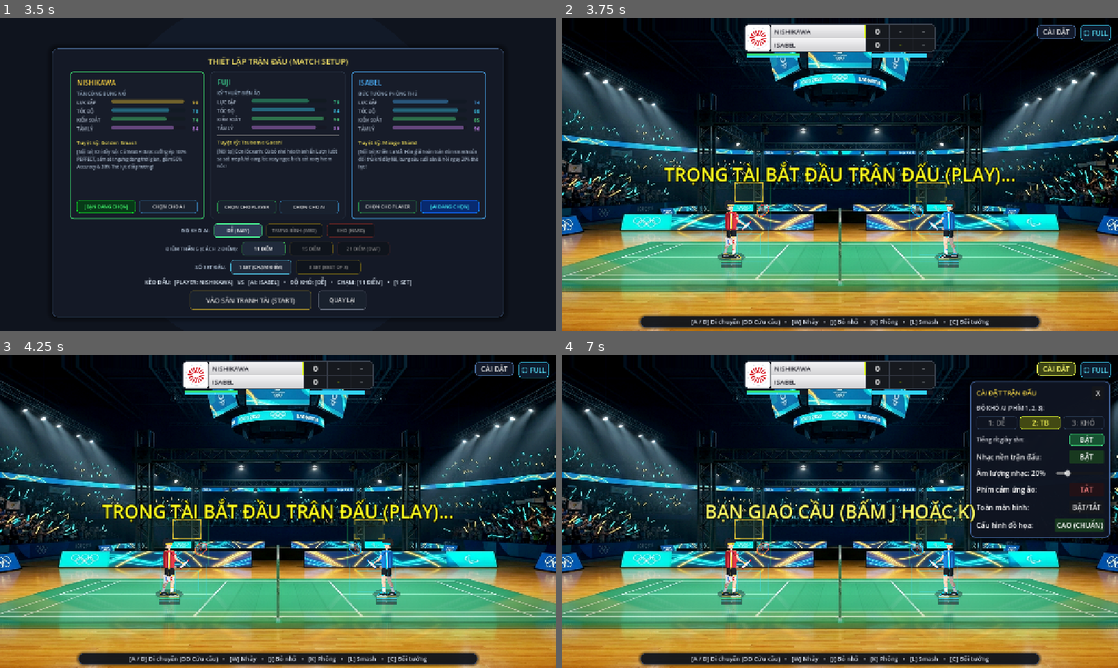
Above: before the commit, frames 1-4 (two rows, left to right).
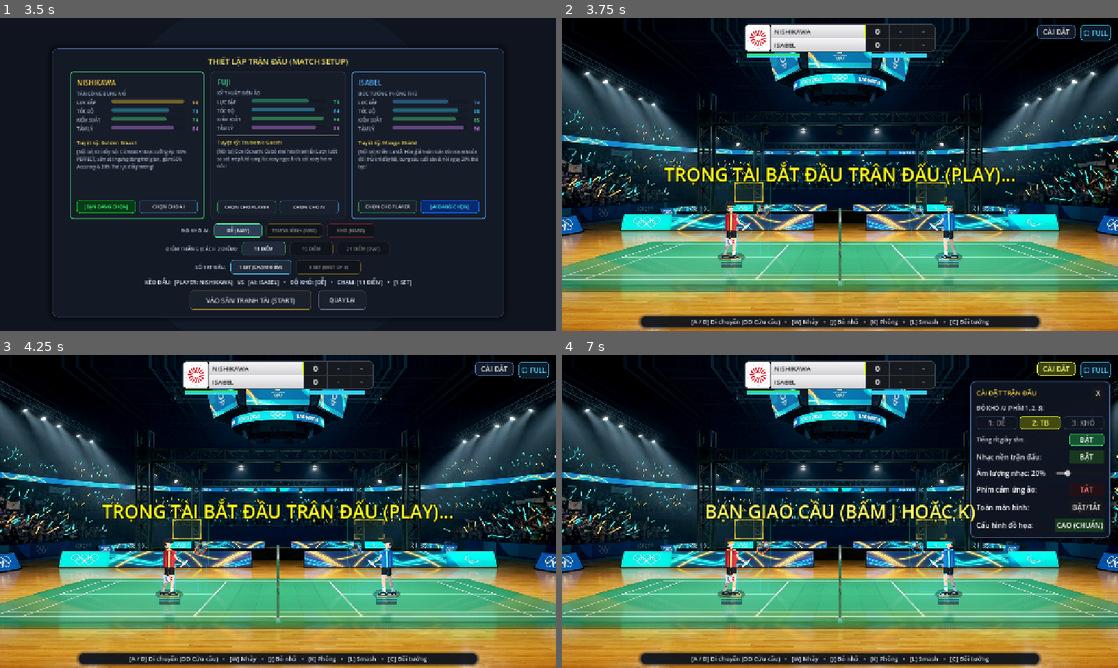
Above: after the commit, the same moments.

Repository: Lurz0205/kaiser-shuttle
Game: Godot game, scene res://scenes/Main.tscn
Two runs of this game, one before a commit and one after it. Both use one fixed random seed, a clock stepped at 60 frames per second and the inputs below. Sound files missing from this copy of the repository are replaced by a short silence.
Inputs (mouse positions are in pixels of both pictures, inside the frame that each line leads up to):
- Up to frame 1 (3.5 s): click "⛶ FULL" at 0.5 s; click "BẮT ĐẦU TRANH TÀI (VS AI)" at 1.25 s; click "DỄ (EASY)" at 2 s; click "DỄ (EASY)" at 2.75 s
- Up to frame 2 (3.75 s): click "VÀO SÂN TRANH TÀI (START)" at 3.5 s
- Up to frame 3 (4.25 s): no input
- Up to frame 4 (7 s): click "CÀI ĐẶT" at 4.25 s; click "1: DỄ" at 5 s; click "2: TB" at 5.75 s; tap Enter at 6.5 s; move the mouse to (962, 495) at 6.52 s; hold D from 6.53 s (still down); hold Enter from 6.53 s (still down); click (962, 495) at 6.67 s; tap Space at 6.77 s

Frame 1 is identical in both runs. In frame 2, 0.5% of the frame differs, in the area x 28-72%, y 58-84%; in frame 3, 0.4%; in frame 4, 0.5%.

Commit message:
Fix PvP controls: 100% independent input, mirrored left-side view for both players, lobby ready button with 3s countdown

Diff:
--- a/scripts/main.gd
+++ b/scripts/main.gd
@@ -702,7 +702,7 @@
 		"wall": return CharacterStats.create_wall()
 		_: return CharacterStats.create_nishikawa()
 
-func _on_menu_start_pvp_match(room_code: String, is_host: bool, local_char: String, target_points: int, match_sets: int, first_server_role: String = "p1") -> void:
+func _on_menu_start_pvp_match(room_code: String, is_host: bool, local_char: String, target_points: int, match_sets: int, first_server_role: String = "p1", opponent_char: String = "") -> void:
 	is_pvp_active = true
 	is_pvp_host = is_host
 	is_spectator = false
@@ -748,9 +748,13 @@
 	player.stats = _create_char_stats(local_char)
 	player.move_speed_x = lerp(230.0, 265.0, (player.stats.agility - 40.0) / 59.0)
 
+	var r_char = opponent_char
+	if r_char.is_empty():
+		r_char = "wall" if local_char != "wall" else "nishikawa"
+	ai_rival.stats = _create_char_stats(r_char)
+	ai_rival.move_speed_x = lerp(230.0, 265.0, (ai_rival.stats.agility - 40.0) / 59.0)
+
 	if is_host:
-		ai_rival.stats = _create_char_stats("wall")
-		ai_rival.move_speed_x = lerp(230.0, 265.0, (ai_rival.stats.agility - 40.0) / 59.0)
 		net_manager.send_packet({
 			"t": "init",
 			"char": local_char,
@@ -759,8 +763,6 @@
 			"first_server": first_server_role
 		})
 	else:
-		ai_rival.stats = _create_char_stats("nishikawa")
-		ai_rival.move_speed_x = lerp(230.0, 265.0, (ai_rival.stats.agility - 40.0) / 59.0)
 		net_manager.send_packet({
 			"t": "init_ack",
 			"char": local_char
@@ -978,6 +980,17 @@
 					ai_rival.stats.max_stamina_cap = float(data.get("cap", ai_rival.stats.max_stamina_cap))
 					ai_rival.stats.accuracy = float(data.get("acc", ai_rival.stats.accuracy))
 
+		"skill_recoil":
+			if player and player.stats:
+				var s_loss = float(data.get("stamina_loss", 10.0))
+				var b_loss = float(data.get("balance_loss", 30.0))
+				var a_bonus = float(data.get("accuracy_bonus", 10.0))
+				player.stats.consume_stamina_action(s_loss)
+				player.balance = max(25.0, player.balance - b_loss)
+				player.stats.accuracy = min(100.0, player.stats.accuracy + a_bonus)
+				if floating_text_mgr:
+					floating_text_mgr.spawn("MIRAGE RECOIL: -%d STM!" % int(s_loss), player.global_position + Vector2(0, -50), Color(0.3, 0.8, 1.0), 16)
+
 		"opp_shot":
 			if pvp_landing_pending:
 				print("[PvP] Đối thủ đã cứu cầu thành công trong cửa sổ trễ ping! Tiếp tục pha cầu.")
@@ -1024,6 +1037,11 @@
 					shuttlecock.velocity = Vector2.ZERO
 					shuttlecock.last_hitter = "ai"
 					shuttlecock.is_serve = false
+					shuttlecock.current_shot_type = s_type
+					shuttlecock.is_boom_smash = (s_type == "boom_smash")
+					shuttlecock.is_tsubame_gaeshi = (s_type == "tsubame_gaeshi")
+					shuttlecock.is_mirage_counter = (s_type == "mirage_counter")
+					shuttlecock.is_smash = (s_type == "smash" or s_type == "boom_smash" or s_type == "kill_smash")
 			else:
 				if shuttlecock:
 					shuttlecock.last_hitter = "ai"
@@ -1824,6 +1842,20 @@
 			"cap": player.stats.max_stamina_cap if player.stats else 100.0,
 			"acc": player.stats.accuracy if player.stats else 100.0
 		})
+		if shot_type == "mirage_counter":
+			net_manager.send_packet({
+				"t": "skill_recoil",
+				"stamina_loss": 10.0,
+				"balance_loss": 30.0,
+				"accuracy_bonus": 10.0
+			})
+	elif is_pvp_active and hitter == "ai" and shot_type == "mirage_counter":
+		if player and player.stats:
+			player.stats.consume_stamina_action(10.0)
+			player.balance = max(25.0, player.balance - 30.0)
+			player.stats.accuracy = min(100.0, player.stats.accuracy + 10.0)
+			if floating_text_mgr:
+				floating_text_mgr.spawn("MIRAGE RECOIL: -10 STM!", player.global_position + Vector2(0, -50), Color(0.3, 0.8, 1.0), 16)
 	is_serve_in_progress = false
 	if shuttlecock:
 		shuttlecock.is_serve = false
--- a/scripts/network/pvp_network_manager.gd
+++ b/scripts/network/pvp_network_manager.gd
@@ -136,11 +136,13 @@
 			last_status = "connected"
 			connection_status_changed.emit("connected")
 			peer_connected.emit(false, current_room)
+			packet_received.emit(data)
 
 		"guest_joined":
 			last_status = "connected"
 			connection_status_changed.emit("connected")
 			peer_connected.emit(true, current_room)
+			packet_received.emit(data)
 
 		"spectator_joined":
 			current_room = str(data.get("code", current_room))
--- a/scripts/player.gd
+++ b/scripts/player.gd
@@ -327,7 +327,7 @@
 		elif swing_recovery > 0.0:
 			swing_recovery = move_toward(swing_recovery, 0.0, delta * 4.2)
 		if is_on_ground() and abs(velocity.x) > 10.0:
-			walk_phase += delta * (abs(velocity.x) / move_speed_x) * 14.0
+			walk_phase += delta * (abs(velocity.x) / move_speed_x) * 8.5
 		else:
 			walk_phase = lerp(walk_phase, 0.0, 10.0 * delta)
 		_update_joint_kinematics(delta)
@@ -444,7 +444,7 @@
 
 	# Walk cycle animation
 	if is_on_ground() and abs(velocity.x) > 10.0:
-		walk_phase += delta * (abs(velocity.x) / move_speed_x) * 14.0
+		walk_phase += delta * (abs(velocity.x) / move_speed_x) * 8.5
 	else:
 		walk_phase = lerp(walk_phase, 0.0, 10.0 * delta)
 
@@ -745,7 +745,7 @@
 		if cur_d_raw:
 			move_x += 1.0
 		if abs(touch_move_axis) > 0.05:
-			move_x += touch_move_axis
+			move_x += sign(touch_move_axis) # 1 tốc độ di chuyển tới (+1.0) hoặc lui (-1.0) duy nhất, không tăng tuyến tính
 		move_x = clamp(move_x, -1.0, 1.0)
 
 		velocity.x = move_x * move_speed_x
@@ -1701,7 +1701,7 @@
 	# NỘI TẠI THE WALL / AOI (MIRAGE COUNTER):
 	# Khi đỡ cầu Smash hoặc Cầu Non (Chance Ball) lúc đầy Flow (Flow >= 100):
 	# Cưỡng ép kích hoạt tuyệt kỹ Mirage Counter (dù bấm Smash, Drop hay Clear)!
-	var is_incoming_smash = shuttlecock and (shuttlecock.is_smash or shuttlecock.is_boom_smash or shuttlecock.is_kill_smash or shuttlecock.current_shot_type == "kill_smash")
+	var is_incoming_smash = shuttlecock and (shuttlecock.is_smash or shuttlecock.is_boom_smash or shuttlecock.is_kill_smash or shuttlecock.current_shot_type == "smash" or shuttlecock.current_shot_type == "boom_smash" or shuttlecock.current_shot_type == "kill_smash")
 	var is_incoming_chance = shuttlecock and (shuttlecock.is_weak_return or shuttlecock.current_shot_type == "weak_return")
 	var is_wall_auto_counter = is_incoming_smash and stats and (stats.character_id == "wall" or stats.special_skill_id == "mirage_counter") and stats.can_use_special()
 	if is_wall_auto_counter:
@@ -1742,8 +1742,7 @@
 	# ĐỠ CẦU SMASH: Đánh giá Timing tốt / xấu và tác động lên Accuracy & Balance & Thể lực:
 	if is_incoming_smash:
 		var is_kill = shuttlecock and (shuttlecock.is_kill_smash or shuttlecock.current_shot_type == "kill_smash")
-		var is_nishikawa_attacker = opponent_player and opponent_player.stats and (opponent_player.stats.character_id == "nishikawa" or opponent_player.stats.special_skill_id == "golden_smash")
-		var is_golden_boom_smash = is_nishikawa_attacker and shuttlecock and (shuttlecock.is_boom_smash or shuttlecock.current_shot_type == "boom_smash")
+		var is_golden_boom_smash = shuttlecock and (shuttlecock.is_boom_smash or shuttlecock.current_shot_type == "boom_smash")
 
 		# TIÊU HAO THỂ LỰC PHÒNG THỦ KHI CHỐNG ĐỠ CÚ SMASH:
 		# Khi Isabel kích hoạt Mirage Counter: Khiên ảo ảnh triệt tiêu lực ép, không tốn thể lực phòng thủ
@@ -1753,18 +1752,19 @@
 		if is_golden_boom_smash:
 			# CÚ SMASH SẤM SÉT (GOLDEN BOOM SMASH): SÁT THƯƠNG 25% TỔNG THỂ LỰC (25.0) VÀ TRỪ 40% ACCURACY ĐANG CÓ!
 			# (CHỈ ÁP DỤNG CHO SMASH SẤM SÉT, KHÔNG ÁP DỤNG CHO SMASH THƯỜNG)
-			if stats:
-				stats.consume_stamina_action(25.0) # 25% tổng thể lực
-				stats.accuracy = max(0.0, stats.accuracy * 0.60) # Trừ 40% accuracy đang có
-			balance = max(10.0, balance - 35.0)
-
 			if shot_type == "mirage_counter" or is_wall_auto_counter:
 				# Isabel kích hoạt Mirage Counter hóa giải đòn Smash của Nishikawa:
-				# Phản chấn lại kẻ tấn công Nishikawa 10% tổng thể lực, KHÔNG trừ accuracy (được cộng +10):
+				# Khiên ảo ảnh vô hiệu hóa sát thương; phản chấn lại kẻ tấn công Nishikawa 10% tổng thể lực, KHÔNG trừ accuracy (được cộng +10):
 				if opponent_player and opponent_player.stats:
 					opponent_player.stats.consume_stamina_action(10.0) # 10% tổng thể lực
 					opponent_player.stats.accuracy = min(100.0, opponent_player.stats.accuracy + 10.0)
 					opponent_player.balance = max(25.0, opponent_player.balance - 30.0)
+			else:
+				# Người phòng thủ chịu trọn cú đập sấm sét:
+				if stats:
+					stats.consume_stamina_action(25.0) # 25% tổng thể lực
+					stats.accuracy = max(0.0, stats.accuracy * 0.60) # Trừ 40% accuracy đang có
+				balance = max(10.0, balance - 35.0)
 		elif is_wall_auto_counter or shot_type == "mirage_counter":
 			# Đánh vào Isabel có skill (Mirage Counter):
 			# Kẻ tấn công bị phản chấn: chỉ trừ 10% tổng thể lực (10.0), KHÔNG trừ accuracy (thậm chí được cộng +10)
@@ -1837,12 +1837,12 @@
 	# KIỂM TRA LỖI ĐÁNH HỎNG (UNFORCED BLUNDER) KHI ACCURACY < 50% HOẶC STAMINA < 35%:
 	# ==========================================================
 	# ĐỠ CÚ PHẢN ĐÒN MIRAGE COUNTER CỦA ISABEL:
-	# - Đỡ cú đánh của Isabel: chỉ trừ thể lực (20% tổng thể lực), KHÔNG trừ accuracy mà còn được cộng (+10 accuracy).
+	# - Đỡ cú đánh của Isabel: chỉ trừ thể lực (10% tổng thể lực), KHÔNG trừ accuracy mà còn được cộng (+10 accuracy).
 	# ==========================================================
 	var is_incoming_mirage = not is_incoming_smash and shuttlecock and (shuttlecock.current_shot_type == "mirage_counter" or shuttlecock.is_mirage_counter)
 	if is_incoming_mirage and shot_type != "mirage_counter":
 		if stats:
-			stats.consume_stamina_action(20.0) # 20% tổng thể lực
+			stats.consume_stamina_action(10.0) # 10% tổng thể lực
 			stats.accuracy = min(100.0, stats.accuracy + 10.0) # Không trừ accuracy mà được cộng
 		balance = max(20.0, balance - 20.0)
 
@@ -1955,7 +1955,7 @@
 			# Hồi phục 20% thể lực từ khiên Mirage Counter:
 			stats.stamina = min(stats.max_stamina_cap, stats.stamina + 20.0)
 			# Chỉ khi chống đỡ cú Smash Sấm Sét (Boom Smash) của Nishikawa thì accuracy mới bị khóa giảm, còn smash thường vẫn hồi phục accuracy:
-			var is_nishi_smash = is_incoming_smash and shuttlecock and (shuttlecock.is_boom_smash or shuttlecock.current_shot_type == "boom_smash") and opponent_player and opponent_player.stats and (opponent_player.stats.character_id == "nishikawa" or opponent_player.stats.special_skill_id == "golden_smash")
+			var is_nishi_smash = is_incoming_smash and shuttlecock and (shuttlecock.is_boom_smash or shuttlecock.current_shot_type == "boom_smash")
 			if not is_nishi_smash:
 				stats.accuracy = min(100.0, stats.accuracy + 15.0)
 			stats.consume_flow()
@@ -2359,9 +2359,10 @@
 		hip_y = lerp(-30.0, -62.0, p_up)
 	elif is_on_ground():
 		if abs(velocity.x) > 10.0:
-			hip_y += abs(sin(walk_phase * 2.0)) * 3.5
-		else:
-			hip_y += sin(time_val * 4.5) * 1.8
+			# Giảm tần số và biên độ rung lắc lên xuống khi di chuyển, chuyển động êm ái
+			hip_y += abs(sin(walk_phase)) * 1.8
+		else:
+			hip_y += sin(time_val * 3.0) * 1.0
 	else:
 		hip_y = -64.0
 
--- a/scripts/ui/main_menu_controller.gd
+++ b/scripts/ui/main_menu_controller.gd
@@ -9,7 +9,7 @@
 const CustomIcon = preload("res://scripts/ui/custom_icon.gd")
 
 signal start_match_requested(player_char: String, rival_char: String, difficulty: int, target_points: int, match_sets: int)
-signal start_pvp_match_requested(room_code: String, is_host: bool, player_char: String, target_points: int, match_sets: int, first_server: String)
+signal start_pvp_match_requested(room_code: String, is_host: bool, player_char: String, target_points: int, match_sets: int, first_server: String, opponent_char: String)
 signal spectate_room_requested(room_code: String)
 signal settings_updated(squeak: bool, bgm_enabled: bool, bgm_vol: float, low_gfx: bool)
 
@@ -38,6 +38,7 @@
 var pvp_ping_lbl: Label
 var pvp_current_code: String = ""
 var pvp_selected_char: String = "nishikawa"
+var pvp_opponent_char: String = "wall"
 var pvp_selected_points: int = 11
 var pvp_selected_sets: int = 1
 var pvp_first_server: String = "p1"
@@ -137,7 +138,7 @@
 			pvp_is_counting_down = false
 			if pvp_countdown_lbl:
 				pvp_countdown_lbl.text = "VÀO SÂN!"
-			start_pvp_match_requested.emit(pvp_current_code, pvp_is_host, pvp_selected_char, pvp_selected_points, pvp_selected_sets, pvp_first_server)
+			start_pvp_match_requested.emit(pvp_current_code, pvp_is_host, pvp_selected_char, pvp_selected_points, pvp_selected_sets, pvp_first_server, pvp_opponent_char)
 			visible = false
 
 func _draw() -> void:
@@ -1234,9 +1235,22 @@
 
 func _on_net_packet_received(data: Dictionary) -> void:
 	var t = str(data.get("t", ""))
-	if t == "lobby_start" or t == "countdown_start":
+	if t == "guest_joined":
+		pvp_opponent_char = str(data.get("guest_char", "wall"))
+	elif t == "room_joined":
+		pvp_opponent_char = str(data.get("host_char", "nishikawa"))
+	elif t == "lobby_start" or t == "countdown_start":
 		pvp_selected_points = int(data.get("pts", pvp_selected_points))
 		pvp_selected_sets = int(data.get("sets", pvp_selected_sets))
+		if data.has("p1_char") and data.has("p2_char"):
+			var p1_c = str(data.get("p1_char", "nishikawa"))
+			var p2_c = str(data.get("p2_char", "wall"))
+			if pvp_is_host:
+				pvp_selected_char = p1_c
+				pvp_opponent_char = p2_c
+			else:
+				pvp_selected_char = p2_c
+				pvp_opponent_char = p1_c
 		if data.has("first_server"):
 			pvp_first_server = str(data.get("first_server"))
 		_start_pvp_countdown()
--- a/scripts/ui/virtual_touch_pad.gd
+++ b/scripts/ui/virtual_touch_pad.gd
@@ -206,6 +206,8 @@
 		if touch_id == track_touch_id:
 			track_touch_id = -1
 			is_dragging_knob = false
+			if player and is_instance_valid(player):
+				player.touch_move_axis = 0.0
 			queue_redraw()
 		if touch_id == btn_j_touch_id:
 			btn_j_touch_id = -1
@@ -230,7 +232,13 @@
 	knob_pos.x = knob_center.x + offset
 	knob_pos.y = knob_center.y
 	if player and is_instance_valid(player):
-		player.touch_move_axis = offset / max_drag_dist
+		const DEADZONE: float = 10.0
+		if offset > DEADZONE:
+			player.touch_move_axis = 1.0 # 1 tốc độ di chuyển tới duy nhất, không tăng tuyến tính
+		elif offset < -DEADZONE:
+			player.touch_move_axis = -1.0 # 1 tốc độ di chuyển lui duy nhất, không tăng tuyến tính
+		else:
+			player.touch_move_axis = 0.0
 
 func _draw() -> void:
 	if not visible:
